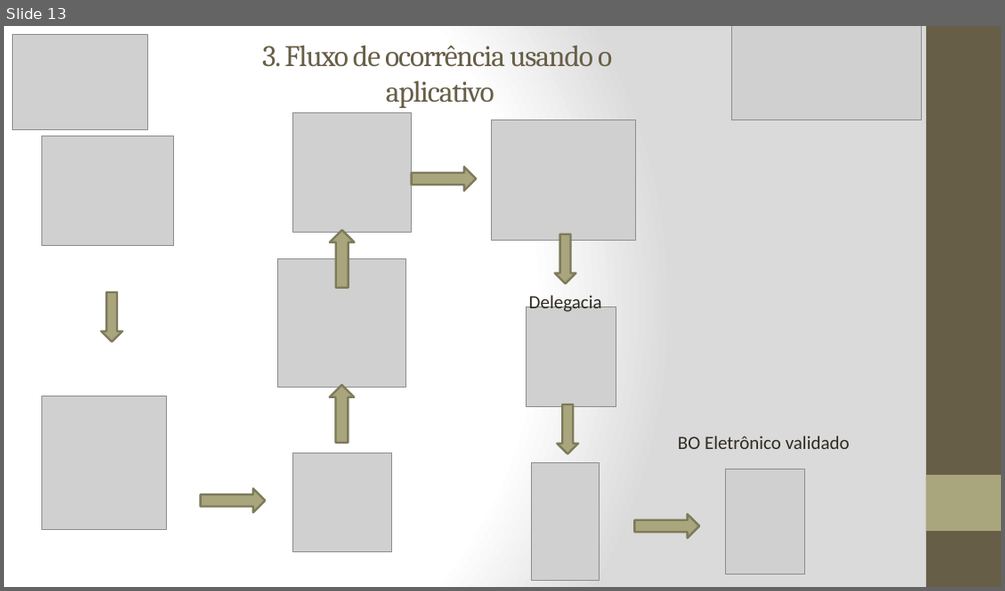
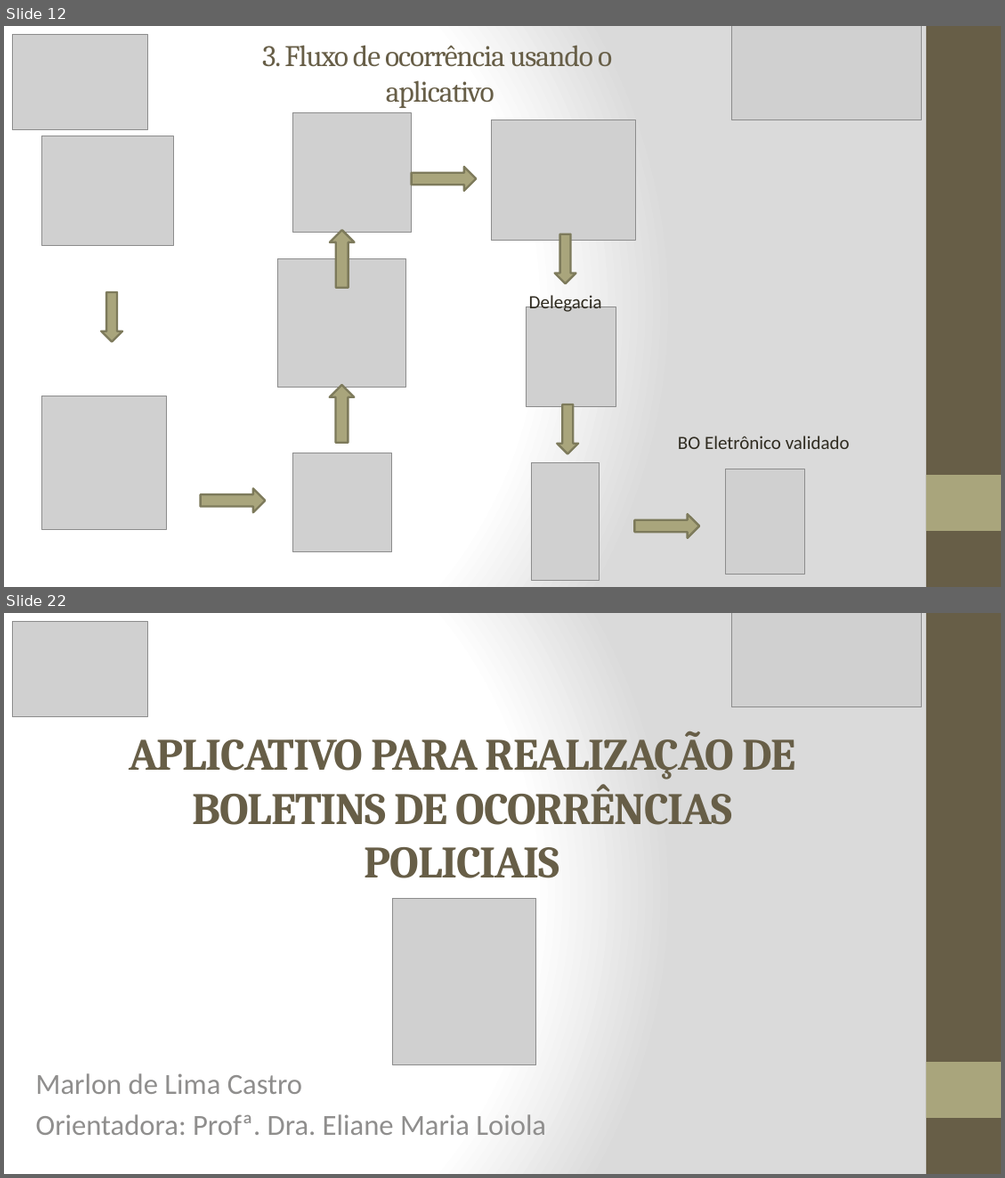
Before and after one commit to marlonscastro/estagiotcc, a slide deck: Apresentação_PPT.pptx. Shown one above the other, each under a label of ours: slide 13 before the commit, slides 12 and 22 after it; the slides between them are not shown. The pictures are 1005x591 and 1005x1178 pixels, drawn with LibreOffice and Linux fonts; fonts in the diff are those of the drawing; grey boxes stand for pictures. Boxes give left, top, right and bottom in pixels: in the first picture for what was removed or moved away, otherwise in the second. Text is boxed around its words. In the diff, an @@ line names an element or a change of style, - is before the commit and + after.

```diff
--- a/Apresentação_PPT.pptx
+++ b/Apresentação_PPT.pptx
@@ slide 22 added at (x1=4, y1=613, x2=1001, y2=1174), background gradient #FFFFFF to #DADADA; not listed: 2 template elements that a slide beside it also shows @@
@@ picture added at (x1=12, y1=621, x2=147, y2=717) @@
@@ picture added at (x1=732, y1=613, x2=922, y2=706) @@
@@ title added at (x1=129, y1=731, x2=795, y2=878), 43.2 pt, text #675E47, bold @@
+APLICATIVO PARA REALIZAÇÃO DE BOLETINS DE OCORRÊNCIAS POLICIAIS
@@ picture added at (x1=393, y1=899, x2=535, y2=1064) @@
@@ subtitle added at (x1=36, y1=1073, x2=546, y2=1135), 28 pt, text #8F8F8D @@
+Marlon de Lima Castro
+Orientadora: Profª. Dra. Eliane Maria Loiola
@@ what was slide 13 is now slide 12 @@
```
Also in this commit, not shown: 9 slides changed, 8 other slides added, 14 slides removed, 3 other files.
